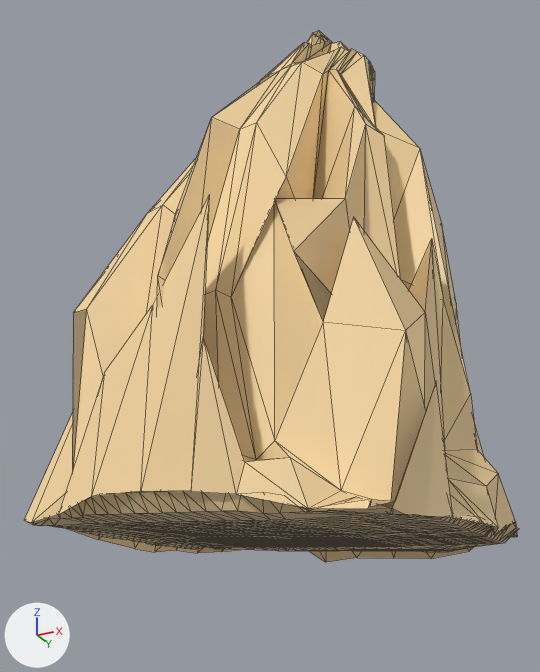
Renders of the glTF model src/resources/models/stone2.gltf from each side of a commit.
One viewpoint serves both versions: a 50 mm camera at (1.05, -2.1, -0.29) aimed at (0.0, 0.0, 0.65). The axes (+X, +Y, +Z) are drawn at lower left. The lights are the same throughout. Mesh edges are drawn as thin lines. Where no turn or scale is listed for an object, it has been applied to the vertices. Vertices at the same position are counted once.

Before the edit, the objects in view are built like this:
```python
me_plane_001 = bpy.data.meshes.new('Plane.001')
me_plane_001.from_pydata(...)  # 938 vertices, 1736 faces; spans x -0.63..0.7, y -0.69..0.61, z -0.04..1.85
me_plane_001.materials.append(mat_planecolor)  # beige #fbdba4
ob_plane_001 = bpy.data.objects.new('Plane.001', me_plane_001)
ob_plane_001.location = (0.0, 0.0, -0.003)
```
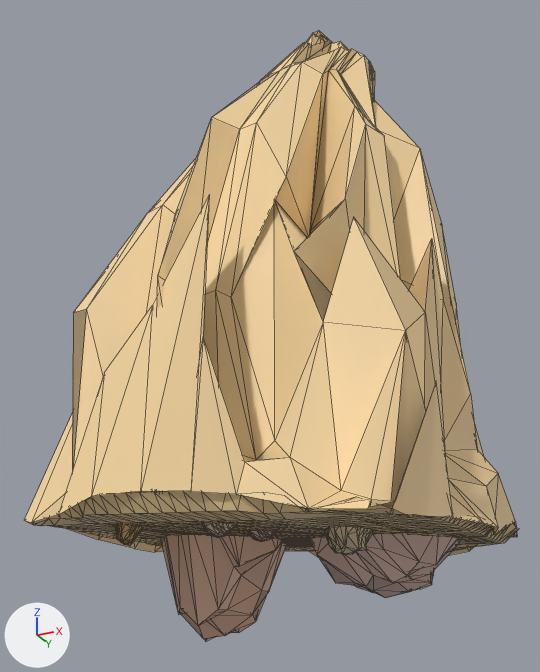
The newer file is also rescaled (x2.655), turned or shifted as a whole; pictures and numbers use the older file's frame.

Changed parts and their boxes [x1, y1, x2, y2] in the pictures (540 x 672 px; the box of a moved part takes in the faces that stretch with it):
'Plane.001', reshaped (15% taller): before [25, 31, 519, 562]; after [25, 31, 519, 641]
part 1 of me_plane_001, added: after [151, 491, 307, 641]
part 2 of me_plane_001, added: after [309, 516, 461, 598]
part 3 of me_plane_001, added: after [324, 526, 373, 554]
part 4 of me_plane_001, added: after [201, 523, 236, 537]
part 5 of me_plane_001, added: after [247, 530, 277, 541]
part 6 of me_plane_001, built on: before [104, 524, 126, 527]; after [104, 524, 143, 546]
part 7 of me_plane_001, moved or reshaped: before [275, 199, 406, 501]; after [275, 200, 406, 501]

The change, as a list of edits to the scene's bpy script:
```text
Add mat_material_004:
    mat_material_004 = principled_material('Material.004')
    mat_material_004.base_color = (0.738, 0.572, 0.414)  # beige #dfc7ac
Add mat_material_005:
    mat_material_005 = principled_material('Material.005')
    mat_material_005.base_color = (0.738, 0.477, 0.209)  # beige #dfb87e
Add mat_material_003:
    mat_material_003 = principled_material('Material.003')
    mat_material_003.base_color = (0.738, 0.487, 0.392)  # beige #dfb9a8
Add mat_material_001:
    mat_material_001 = principled_material('Material.001')
    mat_material_001.base_color = (0.738, 0.477, 0.353)  # beige #dfb8a0
Add mat_material:
    mat_material = principled_material('Material')
    mat_material.base_color = (0.738, 0.531, 0.463)  # beige #dfc1b5
Add mat_material_002:
    mat_material_002 = principled_material('Material.002')
    mat_material_002.base_color = (0.738, 0.593, 0.396)  # beige #dfcaa9
Change me_plane_001:
    used by ob_plane_001; location = (0.0, 0.0, -0.003)
    remove me_plane_001.from_pydata(...)  # 938 vertices, 1736 faces; spans x -0.63..0.7, y -0.69..0.61, z -0.04..1.85
    add me_plane_001.from_pydata(...)  # 1424 vertices, 2504 faces; spans x -0.63..0.7, y -0.69..0.61, z -0.3..1.85
    me_plane_001 part 1: a new loose piece of 81 vertices spanning x -0.52..0.27, y -0.11..0.46, z -0.3..0.39, in mat_material_001 (beige #dfb8a0)
    me_plane_001 part 2: a new loose piece of 81 vertices spanning x 0.07..0.61, y -0.06..0.36, z -0.18..0.05, in mat_material (beige #dfc1b5)
    me_plane_001 part 3: a new loose piece of 81 vertices spanning x 0.25..0.38, y -0.23..-0.06, z -0.08..-0.01, in mat_material_002 (beige #dfcaa9)
    me_plane_001 part 4: a new loose piece of 81 vertices spanning x -0.04..0.06, y -0.36..-0.27, z -0.04..0.01, in mat_material_004 (beige #dfc7ac)
    me_plane_001 part 5: a new loose piece of 81 vertices spanning x 0.0..0.1, y -0.17..-0.08, z -0.03..0.02, in mat_material_003 (beige #dfb9a8)
    me_plane_001 part 6
    6 faces are deleted
    1 vertex moves within x -0.35, y -0.3, z 0.02
    81 vertices are added at x -0.4..-0.28, y -0.32..-0.24, z -0.04..0.03
    128 new faces join them, mat_material_005 (beige #dfb87e)
    6 new faces join them, mat_planecolor (beige #fbdba4)
    me_plane_001 part 7
    8 faces are deleted
    8 new faces join them, mat_planecolor (beige #fbdba4)
    add me_plane_001.materials.append(mat_material_005)  # beige #dfb87e
    add me_plane_001.materials.append(mat_material_001)  # beige #dfb8a0
    add me_plane_001.materials.append(mat_material)  # beige #dfc1b5
    add me_plane_001.materials.append(mat_material_002)  # beige #dfcaa9
    add me_plane_001.materials.append(mat_material_004)  # beige #dfc7ac
    add me_plane_001.materials.append(mat_material_003)  # beige #dfb9a8
```
